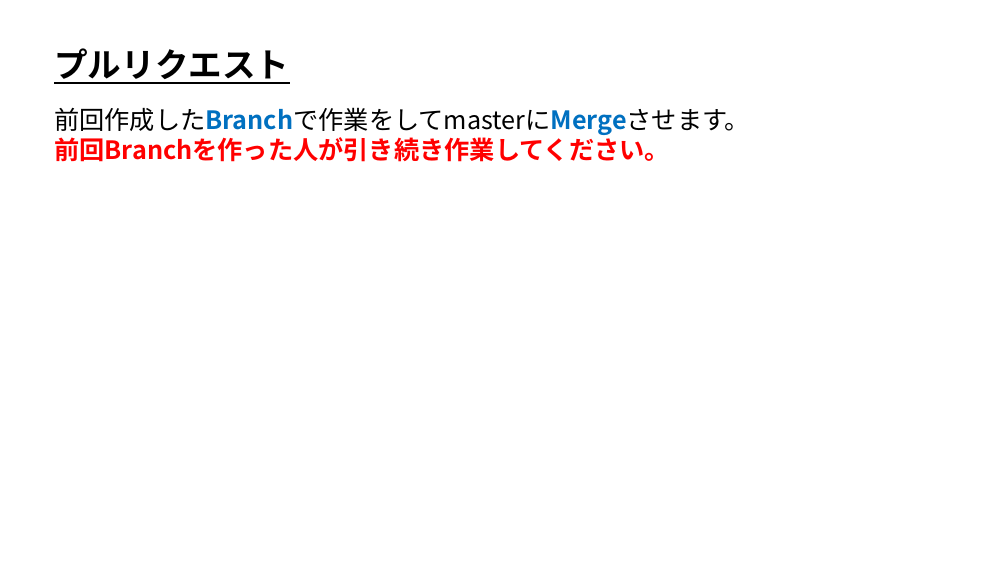
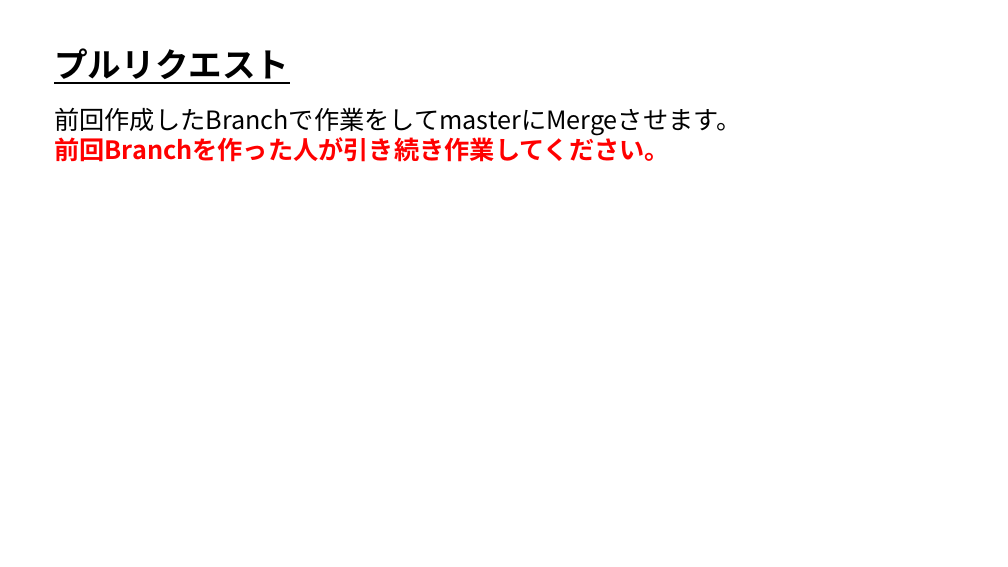
Before and after one commit to ArakiYusuke-Ohara/Textbook, a slide deck: slide 1 of ゲーム科2年/00_前期/ゲームエンジンⅢ/バージョン管理/11_プルリクエストとMerge.pptx. Drawn at 1008x567 pixels with LibreOffice and Linux fonts; fonts in the diff are those of the drawing. Boxes give left, top, right and bottom in pixels: in the first picture for what was removed or moved away, otherwise in the second. Text is boxed around its words. In the diff, an @@ line names an element or a change of style, - is before the commit and + after.

```diff
--- a/ゲーム科2年/00_前期/ゲームエンジンⅢ/バージョン管理/11_プルリクエストとMerge.pptx
+++ b/ゲーム科2年/00_前期/ゲームエンジンⅢ/バージョン管理/11_プルリクエストとMerge.pptx
@@ text at bbox=[54, 107, 741, 136]: text colour #0070C0 to #000000, bold off in "前回作成したBranchで作業をしてmasterにMergeさせます。" @@
```
Also in this commit, not shown: 4 other slides changed, 9 other files.
